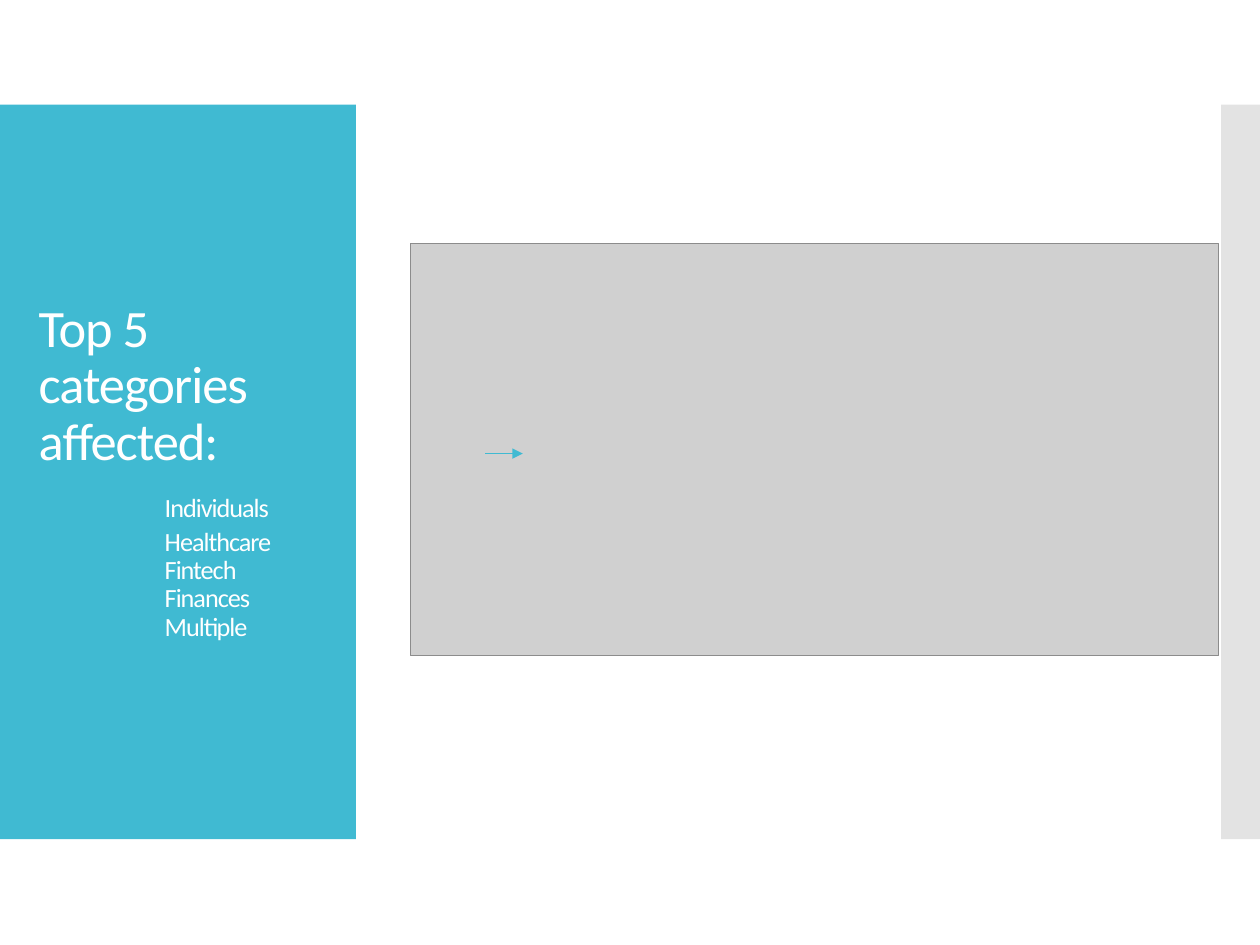
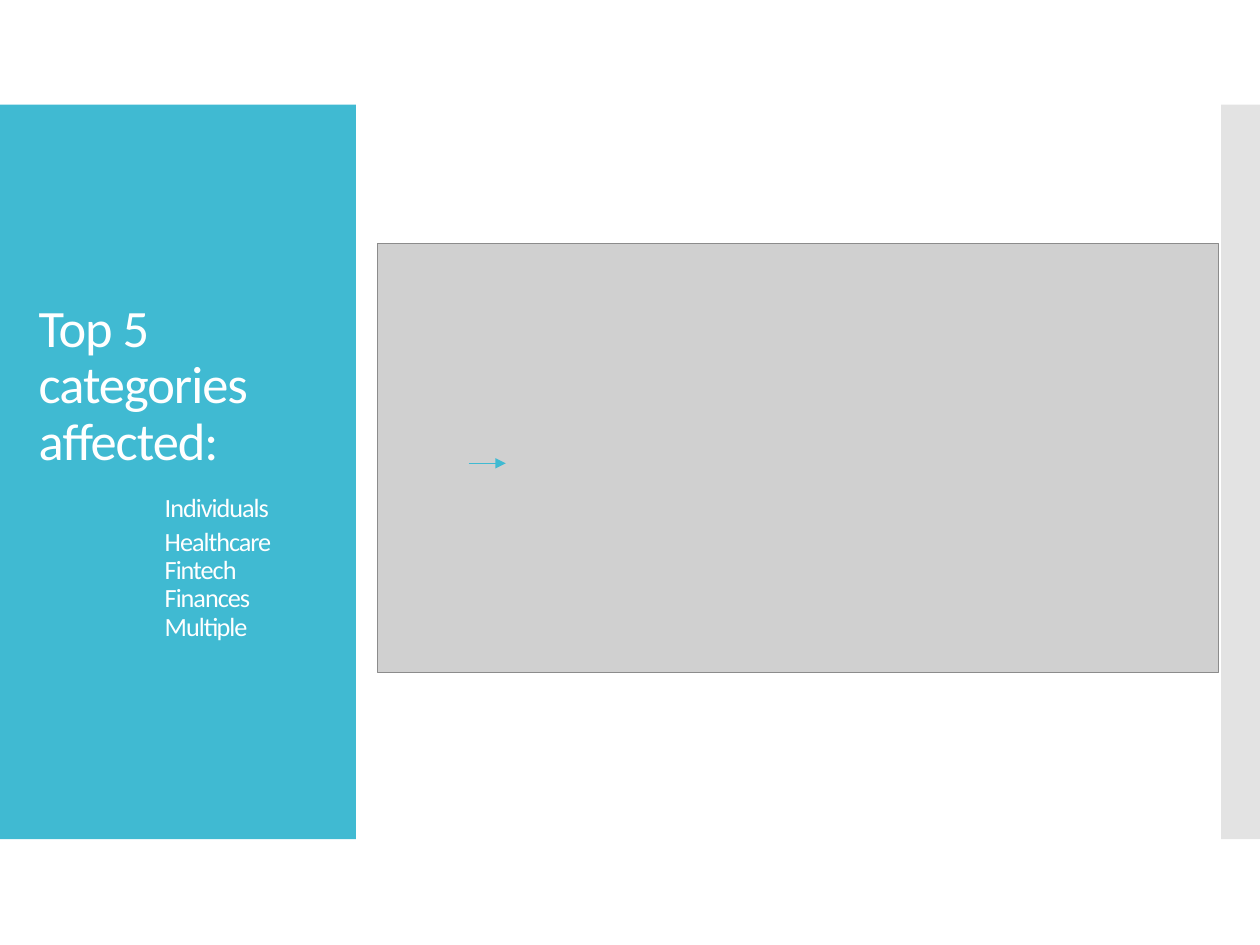
Before and after one commit to MelanieU/cyberattacks_in_healthcare, a slide deck: slide 5 of Analysis/hackmageddon_presentation.pptx (slide 6 before the commit). Drawn at 1260x945 pixels with LibreOffice and Linux fonts; fonts in the diff are those of the drawing; grey boxes stand for pictures. Boxes give left, top, right and bottom in pixels: in the first picture for what was removed or moved away, otherwise in the second. Text is boxed around its words. In the diff, an @@ line names an element or a change of style, - is before the commit and + after.

```diff
--- a/Analysis/hackmageddon_presentation.pptx
+++ b/Analysis/hackmageddon_presentation.pptx
@@ picture: place and size @@
-picture at (411,243,1220,655)
+picture at (378,243,1220,673)
@@ arrow moved from (485, 454) - (523, 454) to (469, 464) - (505, 464) @@
```
Also in this commit, not shown: 5 other slides changed, 5 slides added, 3 slides removed.
